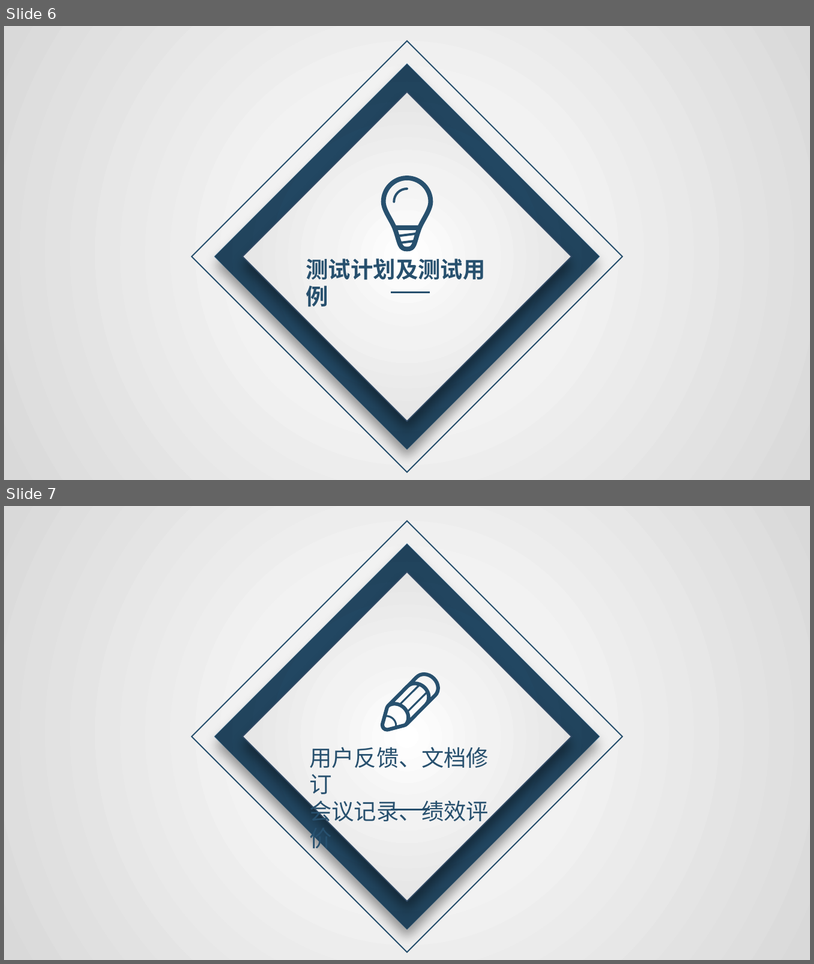
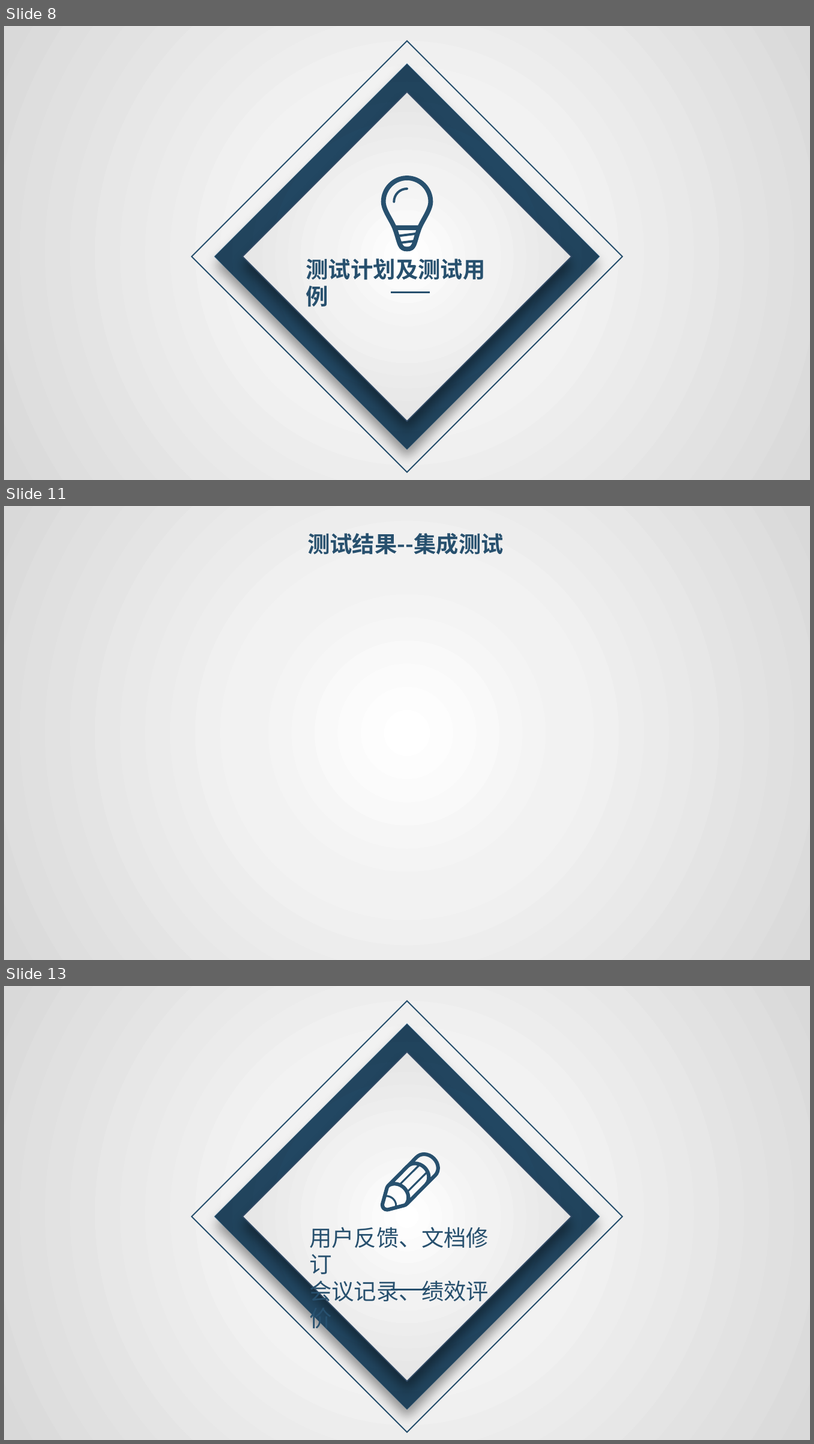
Before and after one commit to avgstuBoboge/SE2020-document, a slide deck: ppt/SE2020-G16-实现测试.pptx. Shown one above the other, each under a label of ours: slides 6 and 7 before the commit, slides 8, 11 and 13 after it; the slides between them are not shown. The pictures are 814x964 and 814x1444 pixels, drawn with LibreOffice and Linux fonts; fonts in the diff are those of the drawing. Boxes give left, top, right and bottom in pixels: in the first picture for what was removed or moved away, otherwise in the second. Text is boxed around its words. In the diff, an @@ line names an element or a change of style, - is before the commit and + after.

```diff
--- a/ppt/SE2020-G16-实现测试.pptx
+++ b/ppt/SE2020-G16-实现测试.pptx
@@ slide 11 added at (4, 506, 810, 960), background gradient #FFFFFF to #F2F2F2 to #D9D9D9 @@
@@ text added at (308, 533, 504, 555), 20 pt, text #27506E, bold @@
+测试结果--集成测试
@@ what was slide 6 is now slide 8 @@
@@ what was slide 7 is now slide 13 @@
```
Also in this commit, not shown: 1 slide changed, 7 other slides added, 1 slide removed.
